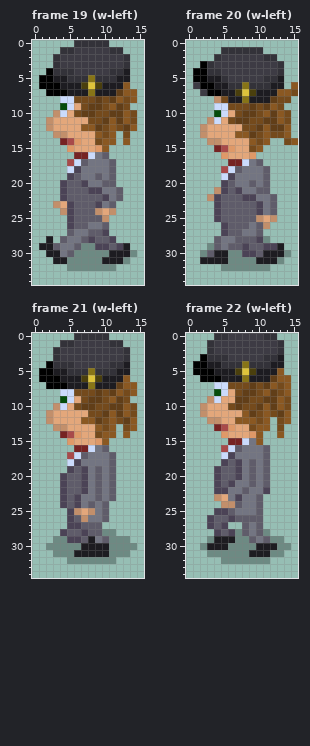
Edited in one commit: pixel-art file (art/cfe-reb.aseprite). That is the earlier state.
16x35 pixels, 22 frames. Colours within 5 levels of each other are drawn and written as one. Shown: frame 19 (w-left), frame 20 (w-left), frame 21 (w-left), frame 22 (w-left). The commit also changed other frames, which this record leaves out.
After:
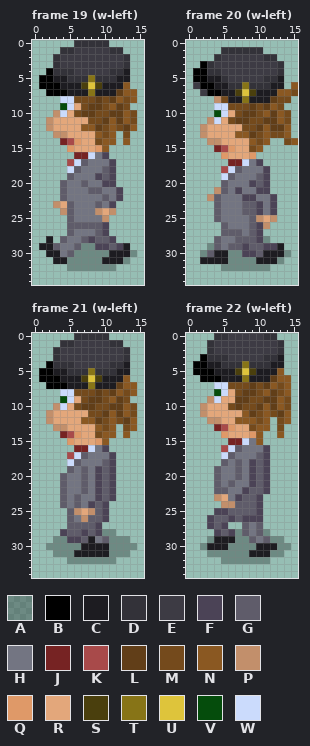
Palette (. is transparent): A #00000046  B #000000  C #1d1c21  D #333239  E #3d3b44  F #4b4356  G #5f5c6a  H #737582  J #762323  K #a84a4a  L #613e18  M #744a1c  N #8a5822  P #c28f6b  Q #df9968  R #e3a77b  S #4a3f0d  T #877417  U #dec43b  V #054c0c  W #cbdbfc
The commit says: Proper shadows for walk-left
The edit:
Frame 19 (w-left), layer "reb":
y 16: x 10 G -> F
y 17: x 11 G -> F
y 18: x 6 F -> G; x 10..11 HG -> GF
y 19: x 5..6 FG -> GH; x 9..11 GHG -> FGF
y 20: x 4..7 FGGF -> GHHG; x 10..11 GG -> FF
y 21: x 4..9 FGGGFF -> GHHHGG; x 12 G -> F
y 22: x 4..10 FGGGGGF -> GHHHHHG; x 12 G -> F
y 23: x 5..9 FGGGF -> GHHHG; x 11 G -> F
y 24: x 5..8 FGGG -> GHHH
y 25: x 5..9 FGGGG -> GHHHH
y 26: x 5 F -> G; x 8..10 HHG -> GGF
y 27: x 8 G -> H
Frame 20 (w-left), layer "reb":
y 17: x 10 G -> F
y 18: x 11 G -> F
y 19: x 6 F -> G; x 10..11 HG -> GF
y 20: x 5..6 FG -> GH; x 9..11 GHG -> FGF
y 21: x 5..6 FG -> GH; x 10..11 GG -> FF
y 22..24: x 4..7 FGGG -> GHHH; x 12 G -> F
y 25: x 4..8 FGGGG -> GHHHH
y 26: x 5..10 FGGGHG -> GHHHGF
y 27: x 5 F -> G; x 9..10 HG -> GF
Frame 21 (w-left), layer "reb":
y 16: x 10 G -> F
y 17: x 11 G -> F
y 18: x 6 F -> G; x 10..11 HG -> GF
y 19: x 5..7 FGF -> GHG; x 9..11 GHG -> FGF
y 20..22: x 4..7 FGGF -> GHHG; x 9..11 GHG -> FGF
y 23: x 4..6 FGF -> GHG; x 9..11 GHG -> FGF
y 24: x 4..6 FGF -> GHG; x 8..10 GHG -> FGF
y 25: x 5 F -> G; x 9..10 HG -> GF
y 26: x 5..6 FG -> GH; x 8..10 HHG -> GGF
y 27: x 5..6 FF -> GG; x 9 G -> F
y 28: x 9 G -> F
Frame 22 (w-left), layer "reb":
y 16: x 11 G -> F
y 17: x 6 F -> G; x 10..11 HG -> GF
y 18: x 5..7 FGF -> GHG; x 9..11 GHG -> FGF
y 19..20: x 4..7 FGGF -> GHHG; x 9..11 GHG -> FGF
y 21: x 4..6 FGF -> GHG; x 9..11 GHG -> FGF
y 22: x 4..5 FF -> GG; x 8..10 GHH -> FGG
y 23..24: x 8..10 HHG -> GGF
y 25: x 7..10 HHHG -> GGGF
y 26: x 8..10 GGG -> FFF
Where, in picture pixels (left, top, right, bottom), the same in both pictures:
changed: (60, 152, 123, 236)
changed: (214, 159, 277, 236)
changed: (60, 445, 116, 536)
changed: (214, 445, 270, 522)
